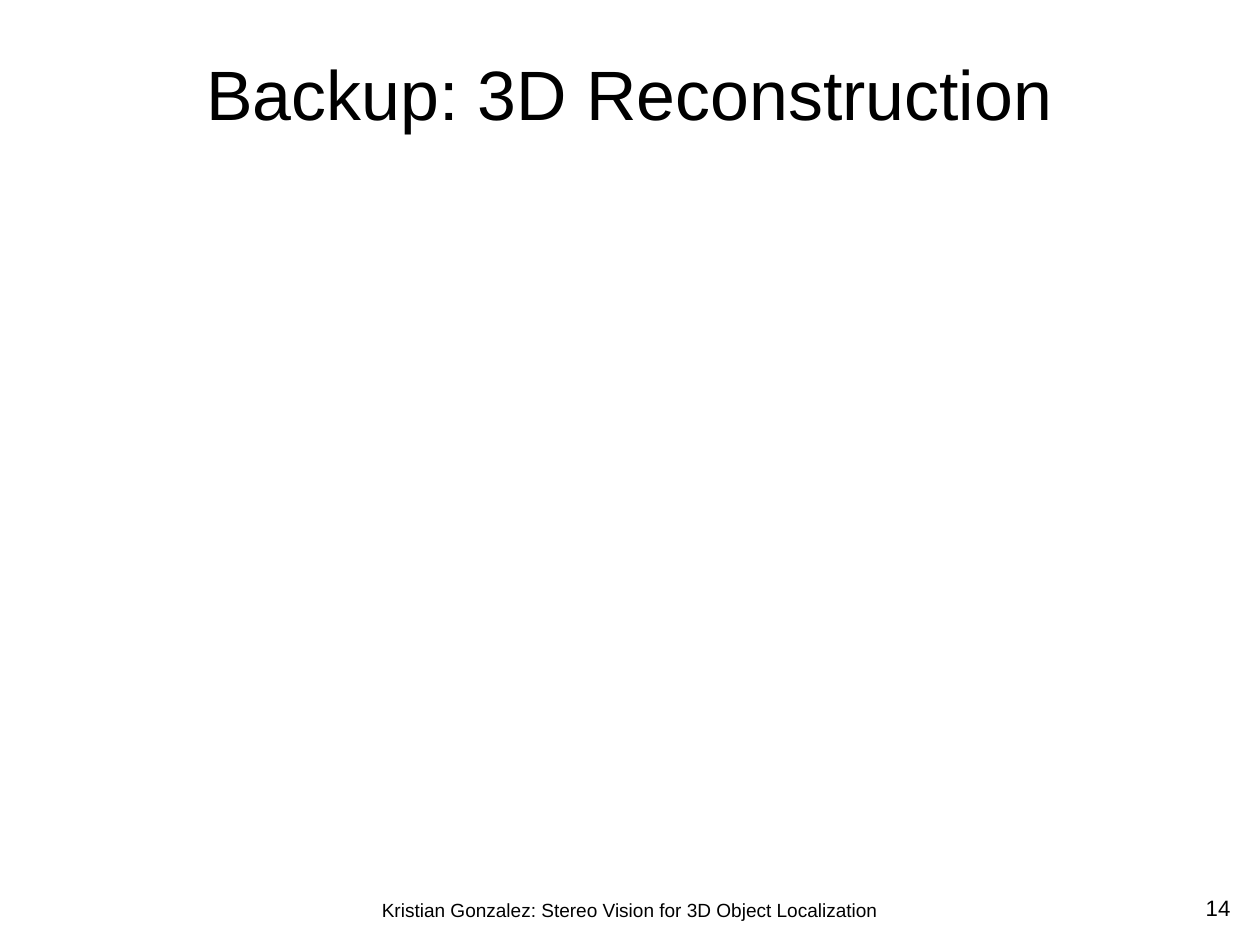
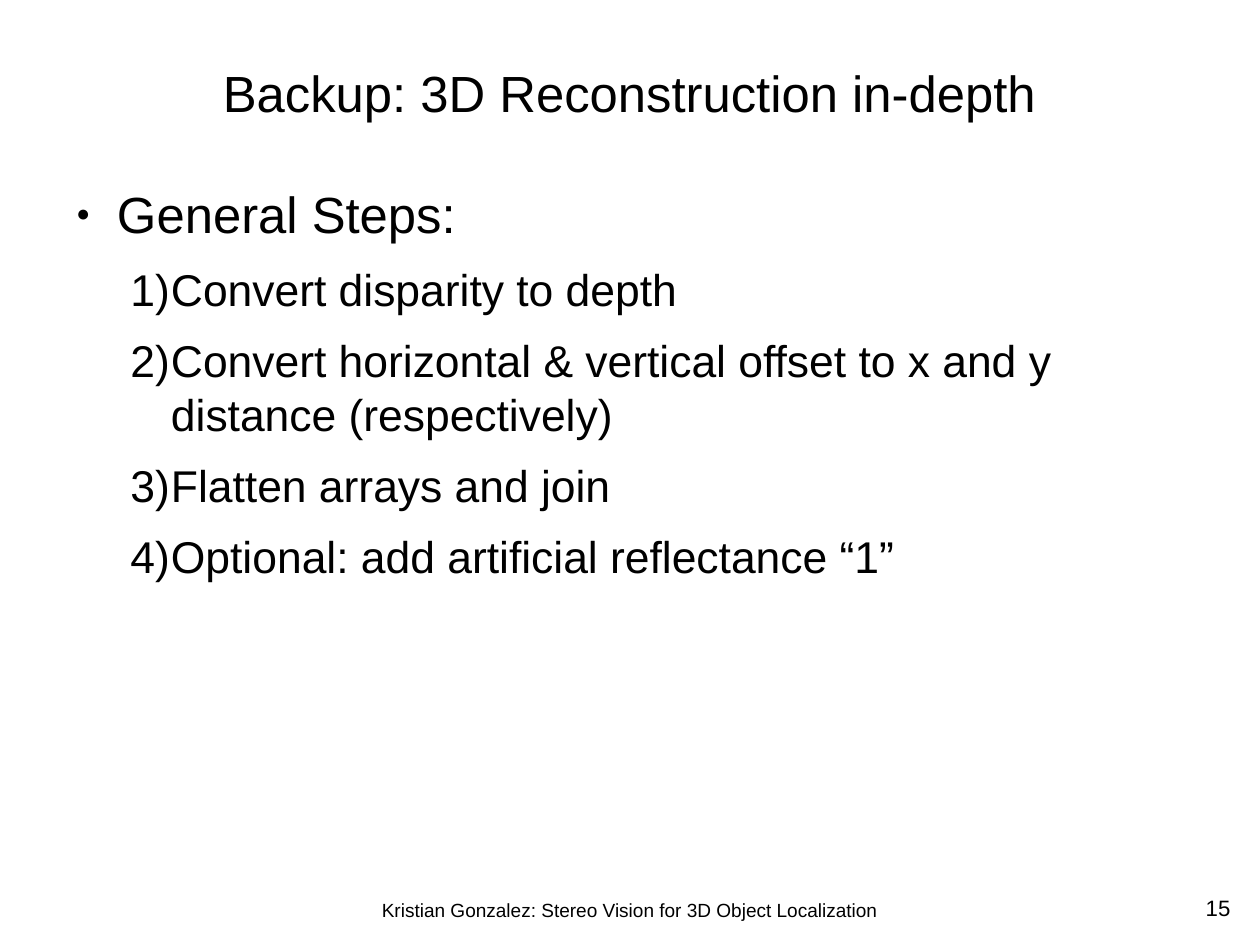
Before and after one commit to kjgonzalez/codefiles, a slide deck: slide 15 of k_thesis/02_presentation/thesis_presentation.odp (slide 14 before the commit). Drawn at 1260x945 pixels with LibreOffice and Linux fonts; fonts in the diff are those of the drawing; background and template pictures are left out. Boxes give left, top, right and bottom in pixels: in the first picture for what was removed or moved away, otherwise in the second. Text is boxed around its words. In the diff, an @@ line names an element or a change of style, - is before the commit and + after.

```diff
--- a/k_thesis/02_presentation/thesis_presentation.odp
+++ b/k_thesis/02_presentation/thesis_presentation.odp
@@ title at [223, 75, 1035, 123]: text changed; size 44 to 32 pt @@
-Backup: 3D Reconstruction
+Backup: 3D Reconstruction in-depth
@@ text added at [117, 196, 1051, 583], 28 pt, text #000000 @@
+● General Steps:
+  1) Convert disparity to depth
+  2) Convert horizontal & vertical offset to x and y distance (respectively)
+  3) Flatten arrays and join
+  4) Optional: add artificial reflectance “1”
@@ page number at [1206, 900, 1231, 917]: text changed @@
-14
+15
```
Also in this commit, not shown: 5 other slides changed, 2 slides added, 1 other file.
